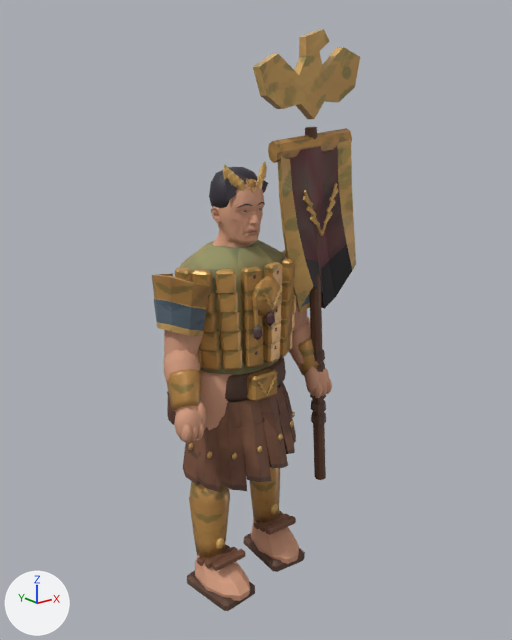
The glTF model public/assets/models/aquilifer.glb as it was, and as the next commit left it.
Rendered twice from a 50 mm camera at (-1.453, -1.918, 1.755) aimed at (0.069, -0.015, 0.994). Lighting does not change. The marker at lower left points along +X, +Y and +Z. The older version comes first. Vertices at exactly the same position are counted once.

Script lines for the objects in view, before the commit:
```python
me_aquilifer_color_and_skin = bpy.data.meshes.new('aquilifer color and skin')
me_aquilifer_color_and_skin.from_pydata(...)  # 7564 vertices, 14206 faces; spans x -0.34..0.47, y -0.21..0.18, z -0.01..1.97
me_aquilifer_color_and_skin.materials.append(mat_painted_metal_edges__textile_and_clay)
ob_aquilifer = bpy.data.objects.new('aquilifer', me_aquilifer_color_and_skin)
ob_aquilifer.location = (0.0, 0.0, 0.0)
```
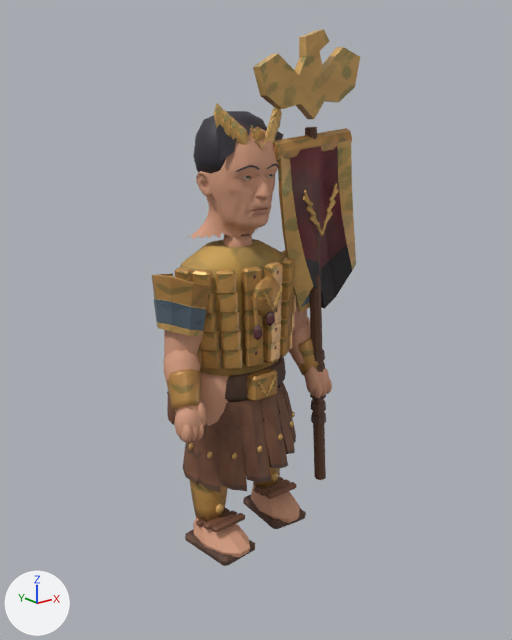
The newer file is also rescaled (x1.066), turned or shifted as a whole; pictures and numbers use the older file's frame.

The change, as a diff of the scene's bpy script:
```diff
--- a/public/assets/models/aquilifer.glb.py
+++ b/public/assets/models/aquilifer.glb.py
@@ me_aquilifer_color_and_skin @@
-me_aquilifer_color_and_skin.from_pydata(...)  # 7564 vertices, 14206 faces; spans x -0.34..0.47, y -0.21..0.18, z -0.01..1.97
+me_aquilifer_color_and_skin.from_pydata(...)  # 7564 vertices, 14206 faces; spans x -0.34..0.47, y -0.21..0.18, z 0.18..1.97
+# me_aquilifer_color_and_skin part 1: the loose piece of 100 vertices spanning x -0.09..0.09, y -0.08..0.09, z 1.41..1.53 is scaled about its middle by 1.5, then moved by (0.0, 0.01, 0.15)
+# me_aquilifer_color_and_skin part 2: the loose piece of 12 vertices spanning x -0.02..0.02, y -0.08..-0.07, z 1.46..1.51 is scaled about its middle by 1.5, then moved by (0.0, -0.03, 0.15)
+# me_aquilifer_color_and_skin part 3: the loose piece of 12 vertices spanning x -0.05..-0.02, y -0.08..-0.06, z 1.45..1.51 is scaled about its middle by 1.5, then moved by (-0.02, -0.03, 0.15)
+# me_aquilifer_color_and_skin part 4: the loose piece of 12 vertices spanning x -0.06..-0.03, y -0.07..-0.06, z 1.46..1.53 is scaled about its middle by 1.5, then moved by (-0.02, -0.03, 0.16)
+# me_aquilifer_color_and_skin part 5: the loose piece of 12 vertices spanning x -0.08..-0.05, y -0.06..-0.05, z 1.47..1.54 is scaled about its middle by 1.5, then moved by (-0.03, -0.02, 0.17)
+# me_aquilifer_color_and_skin part 6: the loose piece of 12 vertices spanning x -0.09..-0.06, y -0.05..-0.04, z 1.49..1.55 is scaled about its middle by 1.5, then moved by (-0.04, -0.02, 0.17)
+# me_aquilifer_color_and_skin part 7: the loose piece of 12 vertices spanning x 0.02..0.05, y -0.08..-0.06, z 1.45..1.51 is scaled about its middle by 1.5, then moved by (0.02, -0.03, 0.15)
+# me_aquilifer_color_and_skin part 8: the loose piece of 12 vertices spanning x 0.03..0.07, y -0.07..-0.06, z 1.46..1.53 is scaled about its middle by 1.5, then moved by (0.02, -0.03, 0.16)
+# me_aquilifer_color_and_skin part 9: the loose piece of 12 vertices spanning x 0.04..0.08, y -0.06..-0.05, z 1.47..1.54 is scaled about its middle by 1.5, then moved by (0.03, -0.02, 0.17)
+# me_aquilifer_color_and_skin part 10: the loose piece of 12 vertices spanning x 0.06..0.09, y -0.05..-0.04, z 1.49..1.55 is scaled about its middle by 1.5, then moved by (0.04, -0.02, 0.17)
+# me_aquilifer_color_and_skin part 11: the loose piece of 1604 vertices spanning x -0.11..0.11, y -0.11..0.1, z 1.26..1.51 is scaled about its middle by 1.5, then moved by (0.0, 0.0, 0.11)
+# me_aquilifer_color_and_skin part 12: the loose piece of 56 vertices spanning x -0.06..-0.01, y -0.1..-0.07, z 1.41..1.43 is scaled about its middle by 1.5, then moved by (-0.02, -0.04, 0.12)
+# me_aquilifer_color_and_skin part 13: the loose piece of 10 vertices spanning x -0.09..-0.04, y -0.07..-0.04, z 1.44..1.52 is scaled about its middle by 1.5, then moved by (-0.03, -0.02, 0.15)
+# me_aquilifer_color_and_skin part 14: 530 of the vertices in x -0.24..0.24, y -0.21..0.14, z -0.01..0.86 are scaled about their middle by (1, 1, 0.772), then moved by (0.0, 0.0, 0.09)
+# me_aquilifer_color_and_skin part 15: 40 of the vertices in x -0.06..0.08, y -0.08..-0.04, z 1.43..1.52 are scaled about their middle by 1.5, then moved by (0.0, -0.03, 0.15)
+# me_aquilifer_color_and_skin part 16: 5747 faces centred in x -0.32..0.4, y -0.2..0.17, z -0.01..1.66 are repainted in the vertex colours; the middle colour goes from brown #755747 to brown #7a5646
+# me_aquilifer_color_and_skin part 17: 4734 faces centred in x -0.33..0.46, y -0.2..0.16, z 0.03..1.96 are repainted in the vertex colours; the middle colour goes from brown #cb9b70 to orange #cc9b6f
+# other edits to the shape of me_aquilifer_color_and_skin do not show in these pictures
 me_aquilifer_color_and_skin.materials.append(mat_painted_metal_edges__textile_and_clay)
```

What differs and where, as boxes [x1, y1, x2, y2] in the pictures (512 x 640 px; the box of a moved part takes in the faces that stretch with it):
'aquilifer', reshaped, recoloured (8% shorter)
    before: [152, 29, 360, 611]
    after: [152, 29, 360, 566]
part 1 of me_aquilifer_color_and_skin, moved or reshaped
    before: [209, 167, 258, 208]
    after: [193, 111, 267, 173]
part 2 of me_aquilifer_color_and_skin, moved or reshaped
    before: [247, 179, 256, 188]
    after: [251, 126, 265, 141]
part 3 of me_aquilifer_color_and_skin, moved or reshaped
    before: [238, 178, 245, 191]
    after: [238, 124, 249, 145]
part 4 of me_aquilifer_color_and_skin, moved or reshaped
    before: [233, 173, 239, 189]
    after: [230, 117, 239, 143]
part 5 of me_aquilifer_color_and_skin, moved or reshaped
    before: [228, 169, 234, 185]
    after: [222, 110, 231, 137]
part 6 of me_aquilifer_color_and_skin, moved or reshaped
    before: [223, 165, 229, 180]
    after: [213, 103, 224, 127]
part 7 of me_aquilifer_color_and_skin, moved or reshaped
    before: [256, 176, 263, 189]
    after: [266, 124, 276, 143]
part 8 of me_aquilifer_color_and_skin, moved or reshaped
    before: [258, 171, 264, 186]
    after: [268, 116, 278, 141]
part 9 of me_aquilifer_color_and_skin, moved or reshaped
    before: [259, 167, 266, 180]
    after: [270, 109, 280, 131]
part 10 of me_aquilifer_color_and_skin, moved or reshaped
    before: [260, 162, 267, 178]
    after: [272, 107, 282, 127]
part 11 of me_aquilifer_color_and_skin, moved or reshaped
    before: [211, 179, 264, 246]
    after: [185, 128, 278, 239]
part 12 of me_aquilifer_color_and_skin, moved or reshaped
    before: [237, 204, 252, 208]
    after: [236, 165, 260, 172]
part 13 of me_aquilifer_color_and_skin, moved or reshaped
    before: [225, 178, 237, 201]
    after: [216, 124, 237, 161]
part 14 of me_aquilifer_color_and_skin, moved or reshaped
    before: [187, 370, 305, 611]
    after: [185, 372, 306, 566]
part 15 of me_aquilifer_color_and_skin, moved or reshaped
    before: [236, 173, 268, 193]
    after: [235, 118, 283, 140]
part 16 of me_aquilifer_color_and_skin, edited (looks the same)
    both: [154, 127, 352, 492]
part 17 of me_aquilifer_color_and_skin, recoloured
    before: [167, 92, 347, 598]
    after: [167, 92, 347, 555]
